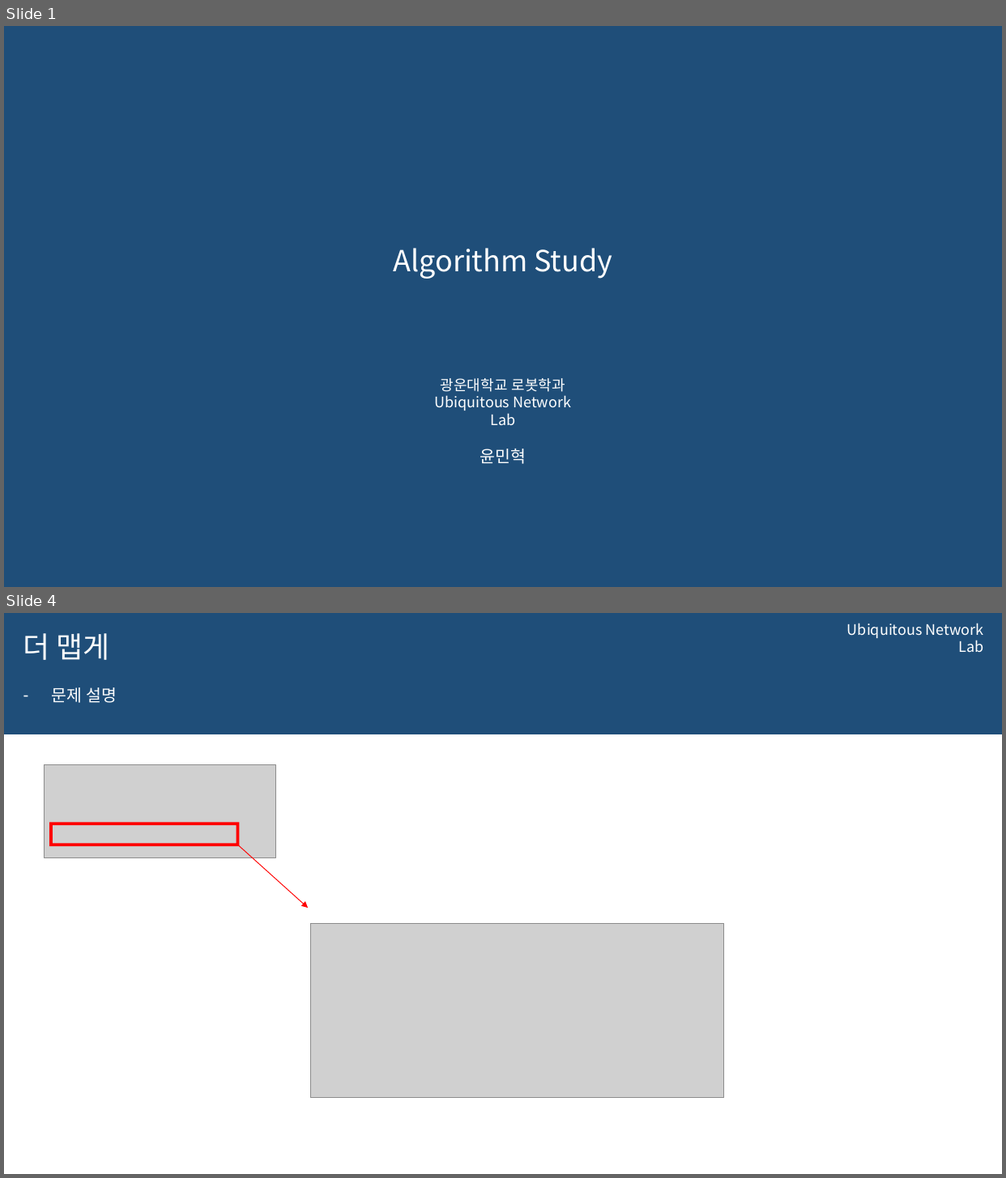
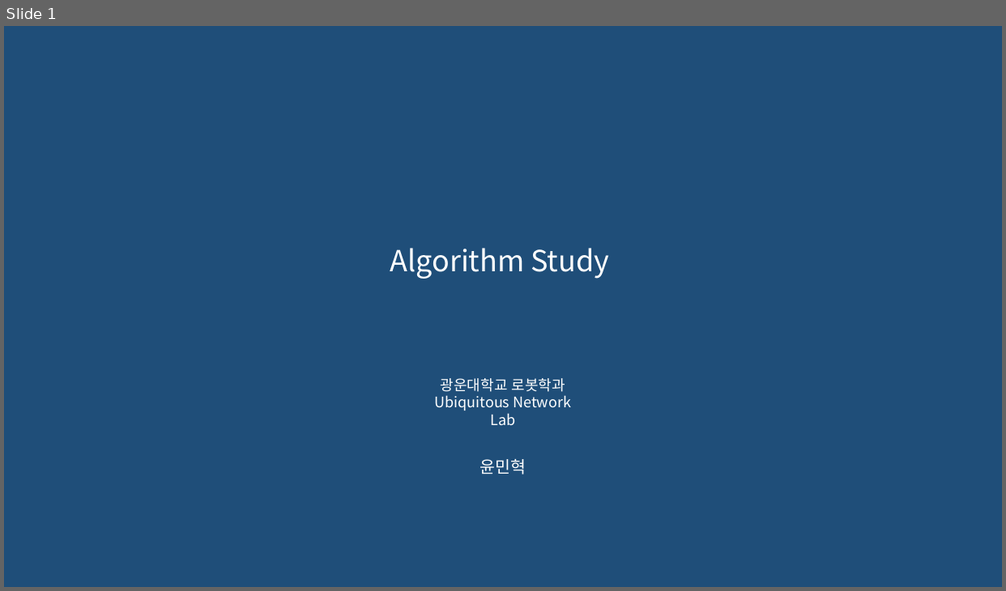
Before and after one commit to 0913ktg/Algorithm_Study, a slide deck: week_4/ppt/MinhyeokYun.pptx. Shown one above the other, each under a label of ours: slides 1 and 4 before the commit, slide 1 after it; the slides between them are not shown. The pictures are 1006x1178 and 1006x591 pixels, drawn with LibreOffice and Linux fonts; fonts in the diff are those of the drawing; grey boxes stand for pictures; background and template pictures are left out. Boxes give left, top, right and bottom in pixels: in the first picture for what was removed or moved away, otherwise in the second. Text is boxed around its words. In the diff, an @@ line names an element or a change of style, - is before the commit and + after.

```diff
--- a/week_4/ppt/MinhyeokYun.pptx
+++ b/week_4/ppt/MinhyeokYun.pptx
@@ slide 4 removed at <box>4,613,1002,1174</box>, background #FFFFFF @@
@@ rectangle removed at <box>4,613,1002,735</box> @@
@@ title removed at <box>23,633,110,660</box> @@
-더 맵게
@@ text removed at <box>847,623,984,652</box> @@
-Ubiquitous Network Lab
@@ text removed at <box>51,688,117,703</box> @@
-– 문제 설명
@@ picture removed at <box>44,765,275,858</box> @@
@@ frame removed at <box>49,823,240,846</box> @@
@@ arrow removed from (236, 844) to (308, 908) @@
@@ picture removed at <box>311,924,724,1098</box> @@
@@ slide 1 changed as well @@
@@ title "Algorithm Study": place and size @@
-title "Algorithm Study" at <box>394,248,613,279</box>
+title "Algorithm Study" at <box>390,248,610,279</box>
@@ subtitle "윤민혁": place and size @@
-subtitle "윤민혁" at <box>480,449,526,464</box>
+subtitle "윤민혁" at <box>480,459,526,475</box>
```
Also in this commit, not shown: 1 other slide changed, 5 slides added, 4 other slides removed, 1 other file.
